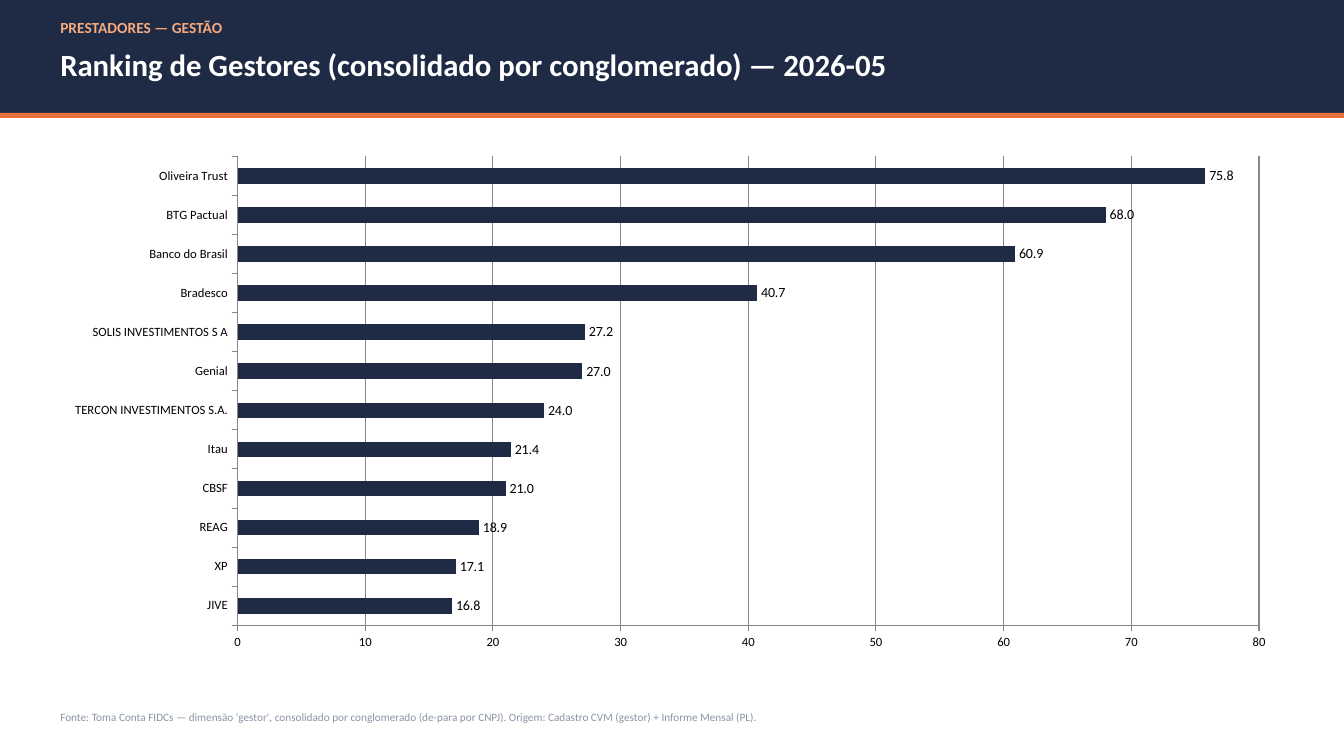
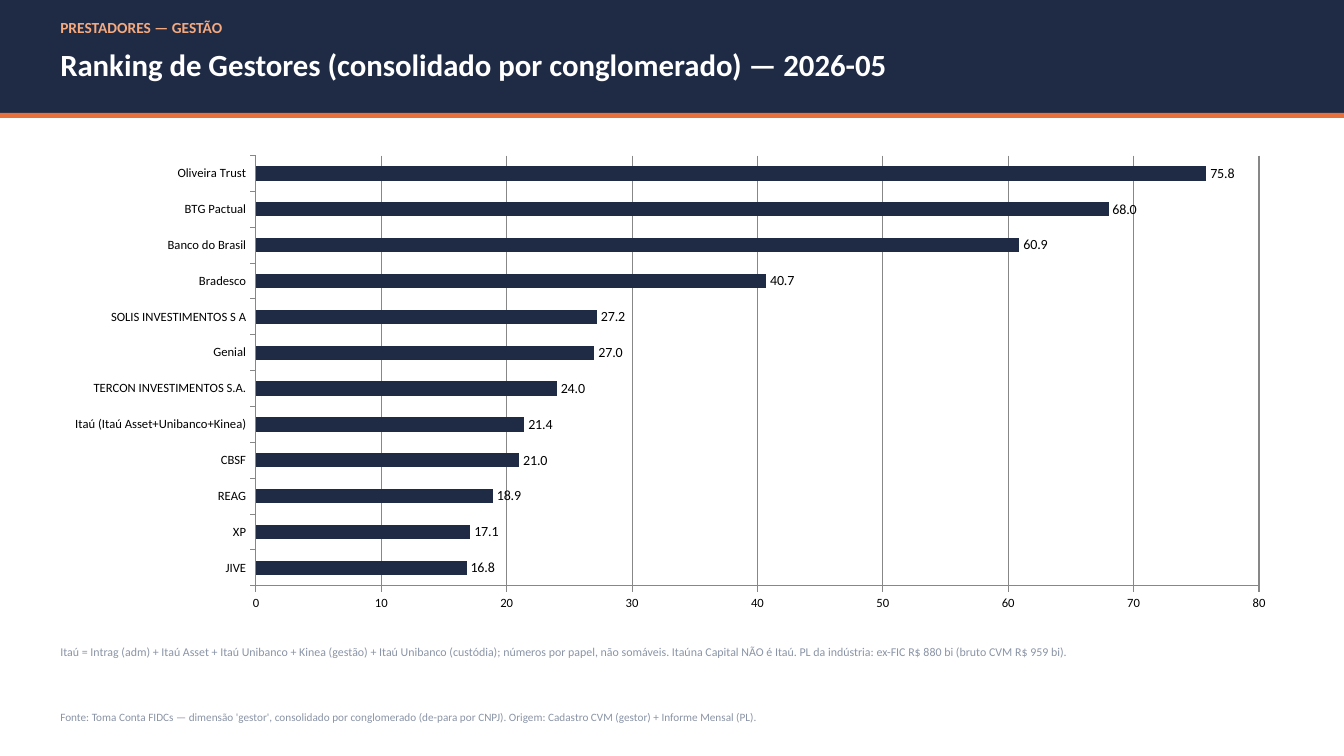
Before and after one commit to abalroar/fidc, a slide deck: slide 6 of outputs/Industria_FIDC_2026-05.pptx. Drawn at 1344x756 pixels with LibreOffice and Linux fonts; fonts in the diff are those of the drawing. Boxes give left, top, right and bottom in pixels: in the first picture for what was removed or moved away, otherwise in the second. Text is boxed around its words. In the diff, an @@ line names an element or a change of style, - is before the commit and + after.

```diff
--- a/outputs/Industria_FIDC_2026-05.pptx
+++ b/outputs/Industria_FIDC_2026-05.pptx
@@ bar chart at box(50, 146, 1291, 620) @@
-categories: JIVE, XP, REAG, CBSF, Itau, TERCON INVESTIMENTOS S.A., Genial, SOLIS INVESTIMENTOS S A, Bradesco, Banco do Brasil, BTG Pactual, Oliveira Trust
+categories: JIVE, XP, REAG, CBSF, Itaú (Itaú Asset+Unibanco+Kinea), TERCON INVESTIMENTOS S.A., Genial, SOLIS INVESTIMENTOS S A, Bradesco, Banco do Brasil, BTG Pactual, Oliveira Trust
@@ bar chart: place and size @@
-bar chart at box(50, 146, 1291, 660)
+bar chart at box(50, 146, 1291, 620)
@@ text added at box(60, 647, 1067, 658), 8.5 pt, text #8A94A6 @@
+Itaú = Intrag (adm) + Itaú Asset + Itaú Unibanco + Kinea (gestão) + Itaú Unibanco (custódia); números por papel, não somáveis. Itaúna Capital NÃO é Itaú. PL da indústria: ex-FIC R$ 880 bi (bruto CVM R$ 959 bi).
```
Also in this commit, not shown: 3 other slides changed, 3 slides added, 1 slide removed, 3 other files.
